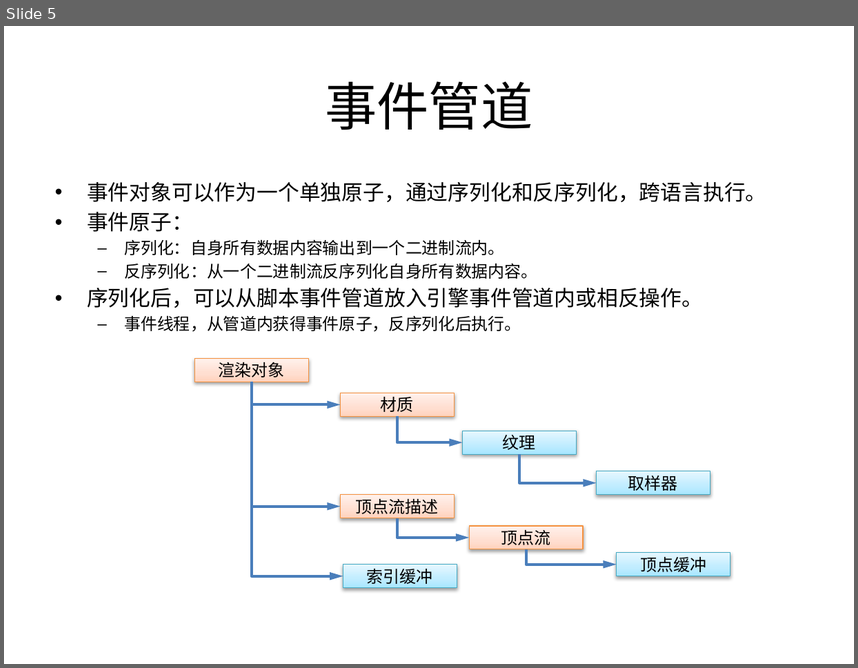
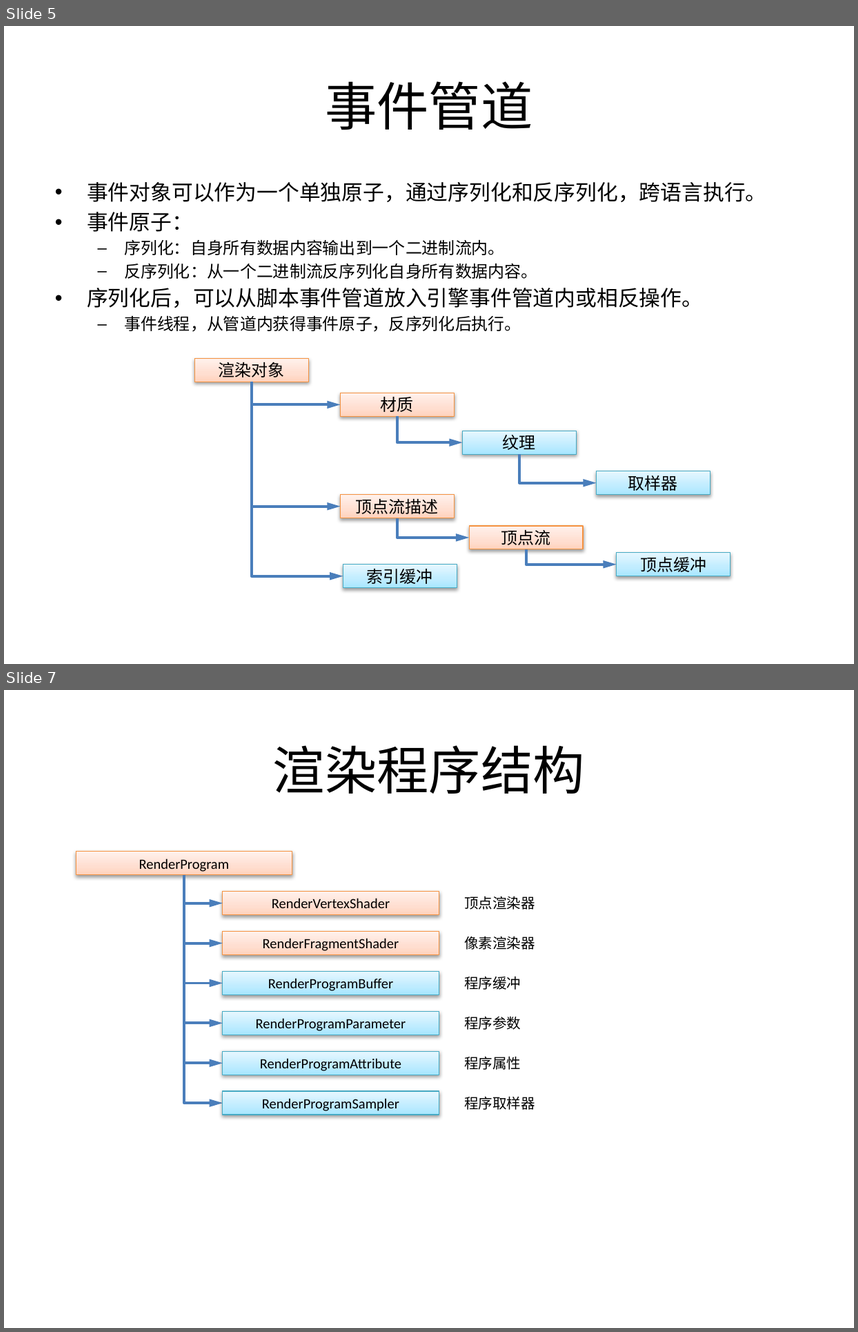
Before and after one commit to favedit/MoCrossOld, a slide deck: Document/渲染系统.pptx. Shown one above the other, each under a label of ours: slide 5 before the commit, slides 5 and 7 after it; the slides between them are not shown. The pictures are 858x668 and 858x1332 pixels, drawn with LibreOffice and Linux fonts; fonts in the diff are those of the drawing. Boxes give left, top, right and bottom in pixels: in the first picture for what was removed or moved away, otherwise in the second. Text is boxed around its words. In the diff, an @@ line names an element or a change of style, - is before the commit and + after.

```diff
--- a/Document/渲染系统.pptx
+++ b/Document/渲染系统.pptx
@@ slide 7 added at (4,690,854,1328), background #FFFFFF @@
@@ title added at (273,745,585,793), 44 pt, text #000000 @@
+渲染程序结构
@@ rectangle added at (76,851,293,876), fill gradient #FFD2BD to #FFDED0 to #FFF2ED, outline #F69240 0.75 pt, 12 pt, text #000000 @@
+RenderProgram
@@ elbow arrow added from (184, 874) to (223, 1023), #4B7EBC 2.25 pt @@
@@ elbow arrow added from (184, 874) to (223, 903), #4B7EBC 2.25 pt @@
@@ elbow arrow added from (184, 874) to (223, 943), #4B7EBC 2.25 pt @@
@@ elbow arrow added from (184, 874) to (223, 1063), #4B7EBC 2.25 pt @@
@@ elbow arrow added from (184, 874) to (223, 1103), #4B7EBC 2.25 pt @@
@@ elbow arrow added from (184, 874) to (223, 983), #4B7EBC 2.25 pt @@
@@ rectangle added at (223,891,439,915), fill gradient #FFD2BD to #FFDED0 to #FFF2ED, outline #F69240 0.75 pt, 12 pt, text #000000 @@
+RenderVertexShader
@@ text added at (464,896,535,909), 12 pt, text #000000 @@
+顶点渲染器
@@ rectangle added at (223,931,439,955), fill gradient #FFD2BD to #FFDED0 to #FFF2ED, outline #F69240 0.75 pt, 12 pt, text #000000 @@
+RenderFragmentShader
@@ text added at (464,936,535,949), 12 pt, text #000000 @@
+像素渲染器
@@ rectangle added at (223,972,439,995), fill gradient #A7E6FF to #C1EDFF to #E7F8FF, outline #46AAC5 0.75 pt, 12 pt, text #000000 @@
+RenderProgramBuffer
@@ text added at (464,976,521,989), 12 pt, text #000000 @@
+程序缓冲
@@ rectangle added at (223,1012,439,1035), fill gradient #A7E6FF to #C1EDFF to #E7F8FF, outline #46AAC5 0.75 pt, 12 pt, text #000000 @@
+RenderProgramParameter
@@ text added at (464,1016,521,1029), 12 pt, text #000000 @@
+程序参数
@@ rectangle added at (223,1052,439,1075), fill gradient #A7E6FF to #C1EDFF to #E7F8FF, outline #46AAC5 0.75 pt, 12 pt, text #000000 @@
+RenderProgramAttribute
@@ text added at (464,1056,521,1069), 12 pt, text #000000 @@
+程序属性
@@ rectangle added at (223,1092,439,1115), fill gradient #A7E6FF to #C1EDFF to #E7F8FF, outline #46AAC5 0.75 pt, 12 pt, text #000000 @@
+RenderProgramSampler
@@ text added at (464,1096,535,1110), 12 pt, text #000000 @@
+程序取样器
```
Also in this commit, not shown: 2 other slides added, 1 slide removed.
